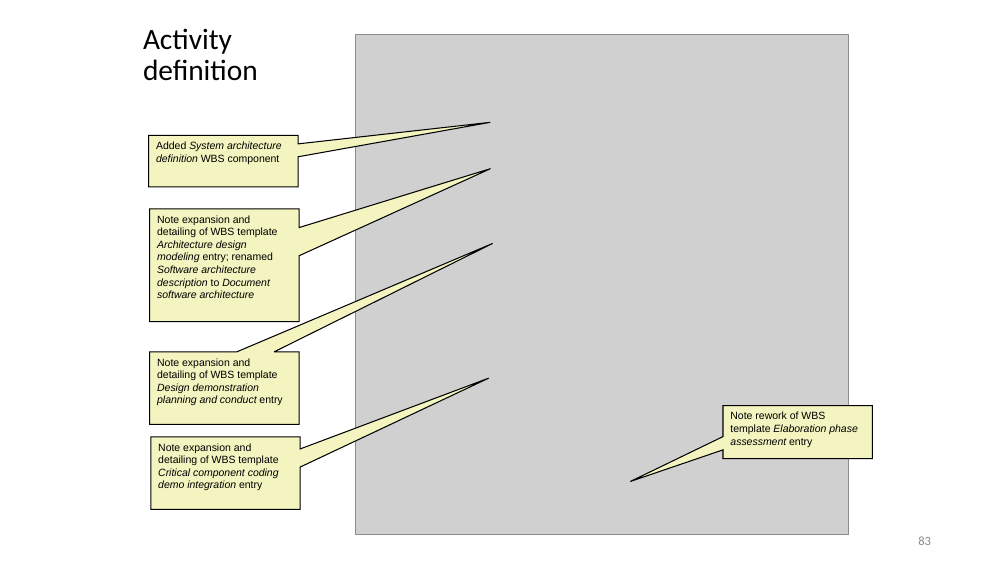
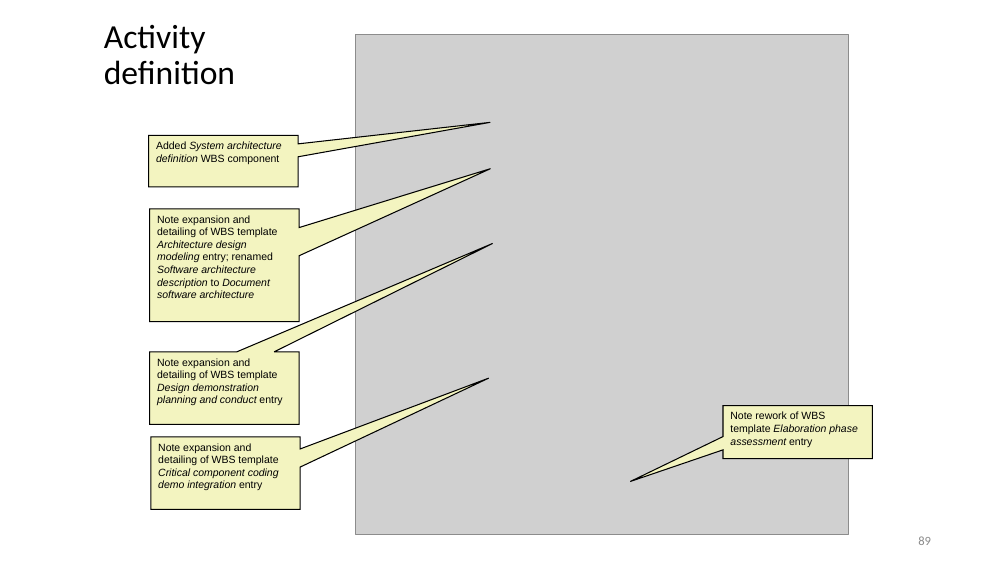
Before and after one commit to malenezi/malenezi, a slide deck: slide 89 of SE423/Lectures/6-Planning/Scheduling and Tracking.pptx (slide 83 before the commit). Drawn at 1008x567 pixels with LibreOffice and Linux fonts; fonts in the diff are those of the drawing; grey boxes stand for pictures. Boxes give left, top, right and bottom in pixels: in the first picture for what was removed or moved away, otherwise in the second. Text is boxed around its words. In the diff, an @@ line names an element or a change of style, - is before the commit and + after.

```diff
--- a/SE423/Lectures/6-Planning/Scheduling and Tracking.pptx
+++ b/SE423/Lectures/6-Planning/Scheduling and Tracking.pptx
@@ title "Activity definition": place and size @@
-title "Activity definition" at [143, 28, 258, 81]
+title "Activity definition" at [104, 25, 235, 85]
@@ title "Activity definition" at [104, 25, 235, 85]: size 28 to 32 pt @@
@@ page number at [918, 536, 931, 545]: text changed @@
-83
+89
```
Also in this commit, not shown: 26 other slides changed, 2 slides added, 5 slides removed.
